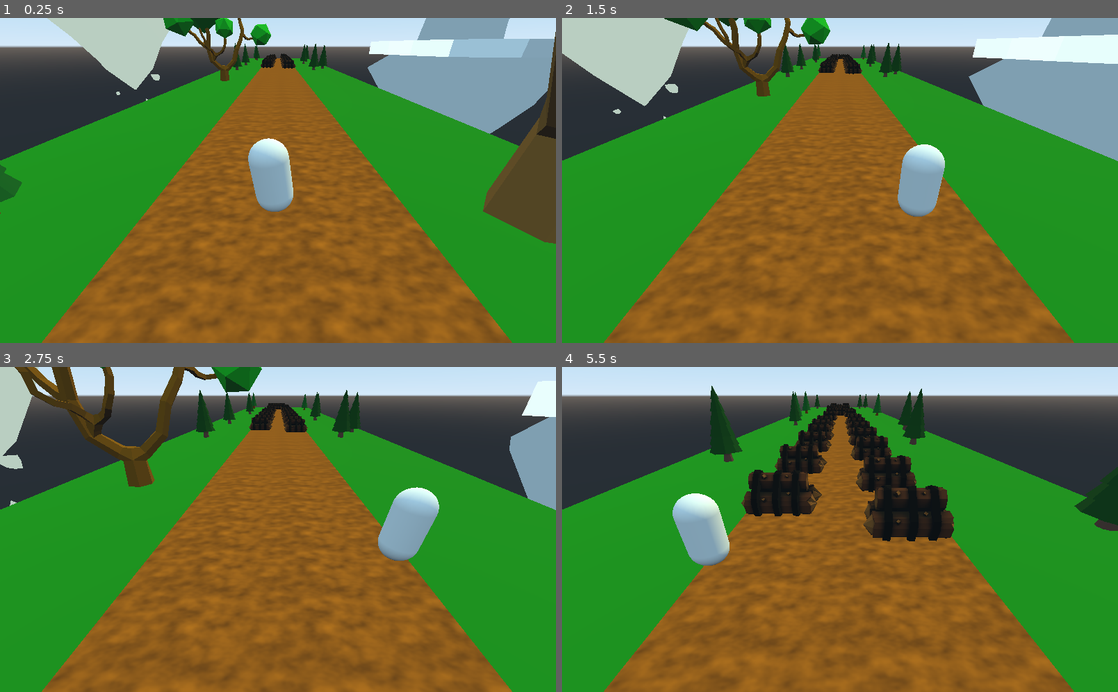
Above: before the commit, frames 1-4 (two rows, left to right).
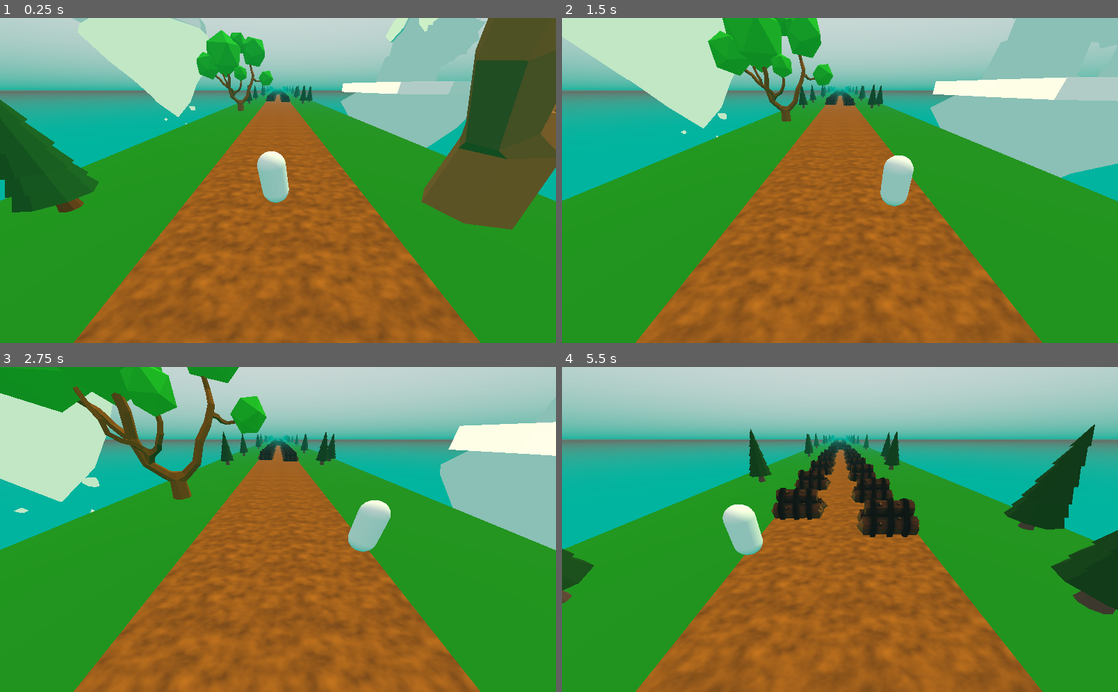
Above: after the commit, the same moments.

Repository: ItsMeLukeboi/Godot_Infinite_Runner
Game: Godot game, scene res://Main.tscn
Two runs of this game, one before a commit and one after it. Both use one fixed random seed, a clock stepped at 60 frames per second and the inputs below.
Inputs:
- Up to frame 1 (0.25 s): no input
- Up to frame 2 (1.5 s): hold D (move_right) 0.53-1.28 s; tap Space (jump) at 0.77 s; hold A (move_left) from 1.28 s (still down)
- Up to frame 3 (2.75 s): tap Space (jump) at 1.52 s; release A (move_left) at 2.03 s; hold D (move_right) from 2.03 s (still down)
- Up to frame 4 (5.5 s): tap Space (jump) at 3.02, 3.77, 4.52 s; release D (move_right) at 3.53 s; hold A (move_left) from 3.53 s (still down)

The runs differ from the first frame. In frame 1, 57% of the frame differs, in the area x 0-100%, y 0-100%; in frame 2, 56%; in frame 3, 57%; in frame 4, 61%.

Commit message:
koomee

Diff:
--- a/Main.tscn
+++ b/Main.tscn
@@ -5,6 +5,7 @@
 [ext_resource path="res://Main.gd" type="Script" id=3]
 
 [node name="Main" type="Spatial"]
+transform = Transform( 1, 0, 0, 0, 0.999848, -0.0174524, 0, 0.0174524, 0.999848, 0, 0, 0 )
 script = ExtResource( 3 )
 
 [node name="RoadStart" parent="." instance=ExtResource( 1 )]
@@ -23,3 +24,5 @@
 
 [node name="Camera" type="Camera" parent="CameraPivot"]
 transform = Transform( 1, 0, 0, 0, 0.866025, 0.5, 0, -0.5, 0.866025, 0.0186977, 4.96177, 5.02048 )
+fov = 90.0
+far = 300.0
--- a/Player.gd
+++ b/Player.gd
@@ -45,6 +45,6 @@
 	for index in range (get_slide_count()):
 		var collision = get_slide_collision(index)
 		var collision_object = collision.collider as CollisionObject
-		if collision_object.collision_layer & 4:
+		if collision_object.collision_layer & 4 and rad2deg(collision.get_angle()>60):
 			print("Ouch!")
 			get_tree().reload_current_scene()
--- a/default_env.tres
+++ b/default_env.tres
@@ -1,7 +1,15 @@
 [gd_resource type="Environment" load_steps=2 format=2]
 
 [sub_resource type="ProceduralSky" id=1]
+sky_top_color = Color( 0.825806, 0.859375, 0.855459, 1 )
+sky_horizon_color = Color( 0, 0.705882, 0.623529, 1 )
+ground_bottom_color = Color( 0, 0.707031, 0.624176, 1 )
 
 [resource]
 background_mode = 2
 background_sky = SubResource( 1 )
+fog_enabled = true
+fog_color = Color( 0, 0.705882, 0.623529, 1 )
+fog_depth_end = 250.0
+fog_transmit_enabled = true
+fog_height_min = 0.0
